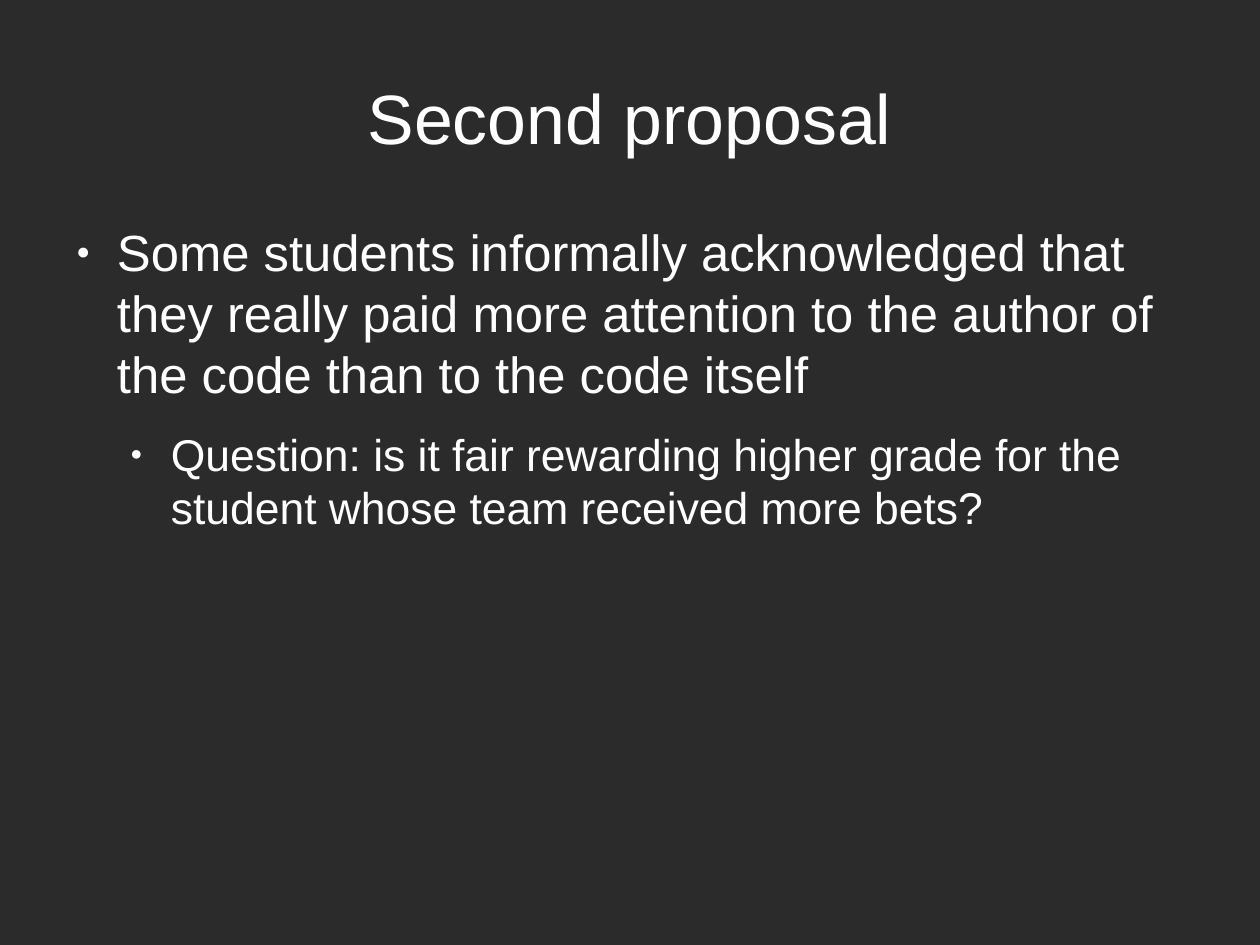
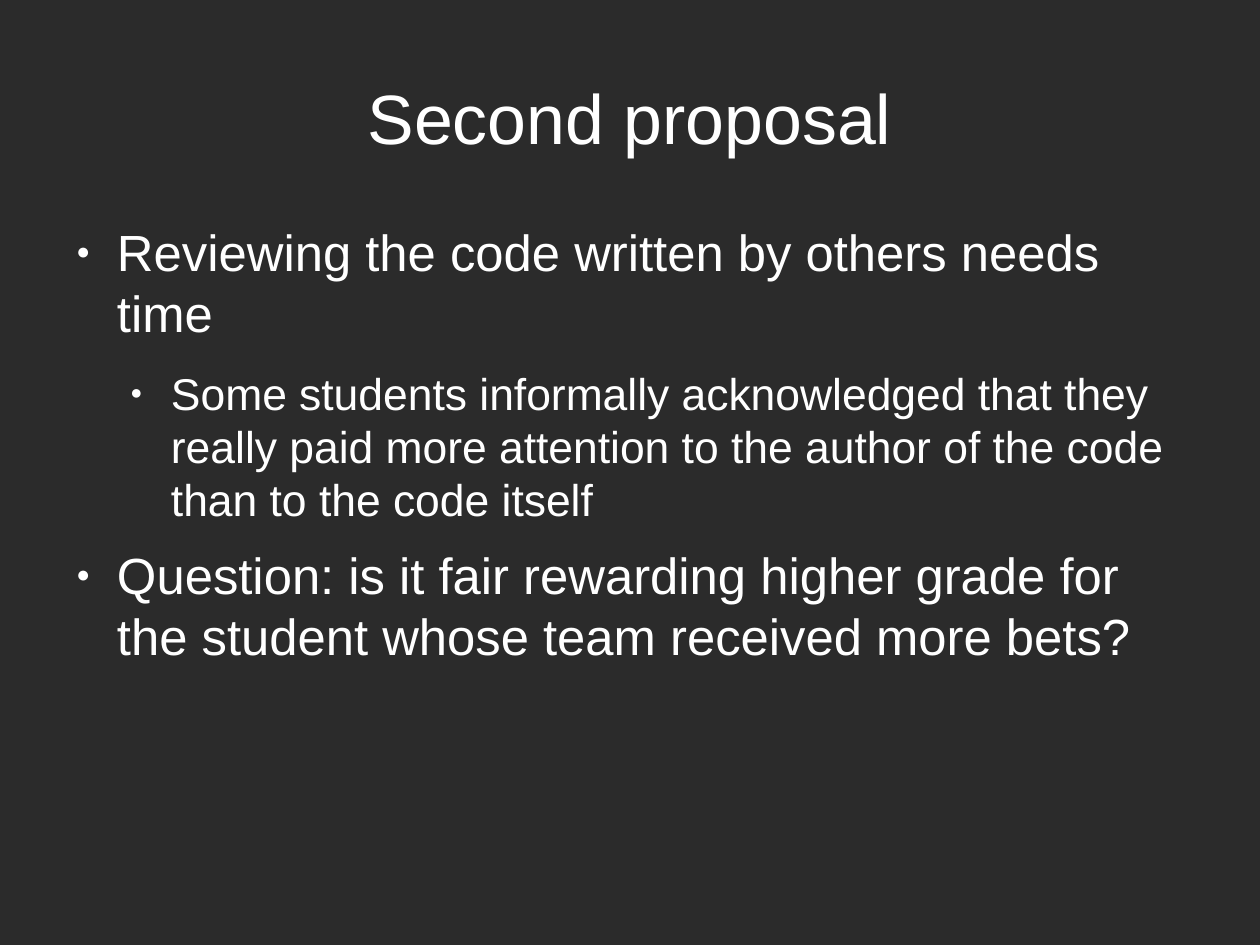
Before and after one commit to rompehielos013013013/gsiege, a slide deck: slide 26 of presentacion/Brunel2014/assessingCompetitions.odp (slide 23 before the commit). Drawn at 1260x945 pixels with LibreOffice and Linux fonts; fonts in the diff are those of the drawing; background and template pictures are left out; a plain dark background stands for a picture behind light text. Boxes give left, top, right and bottom in pixels: in the first picture for what was removed or moved away, otherwise in the second. Text is boxed around its words. In the diff, an @@ line names an element or a change of style, - is before the commit and + after.

```diff
--- a/presentacion/Brunel2014/assessingCompetitions.odp
+++ b/presentacion/Brunel2014/assessingCompetitions.odp
@@ text at (117, 234, 1099, 333): paragraph added @@
+● Reviewing the code written by others needs time
@@ text at (117, 377, 1163, 656): size 32 to 28 pt in "Some students informally acknowledged that they really ..."; size 28 to 32 pt in "Question: is it fair rewarding higher grade ..."; list level 1 to 2 in "Some students informally acknowledged that ..."; list level 2 to 1 in "Question: is it fair rewarding ..." @@
```
Also in this commit, not shown: 10 other slides changed, 3 slides added.
